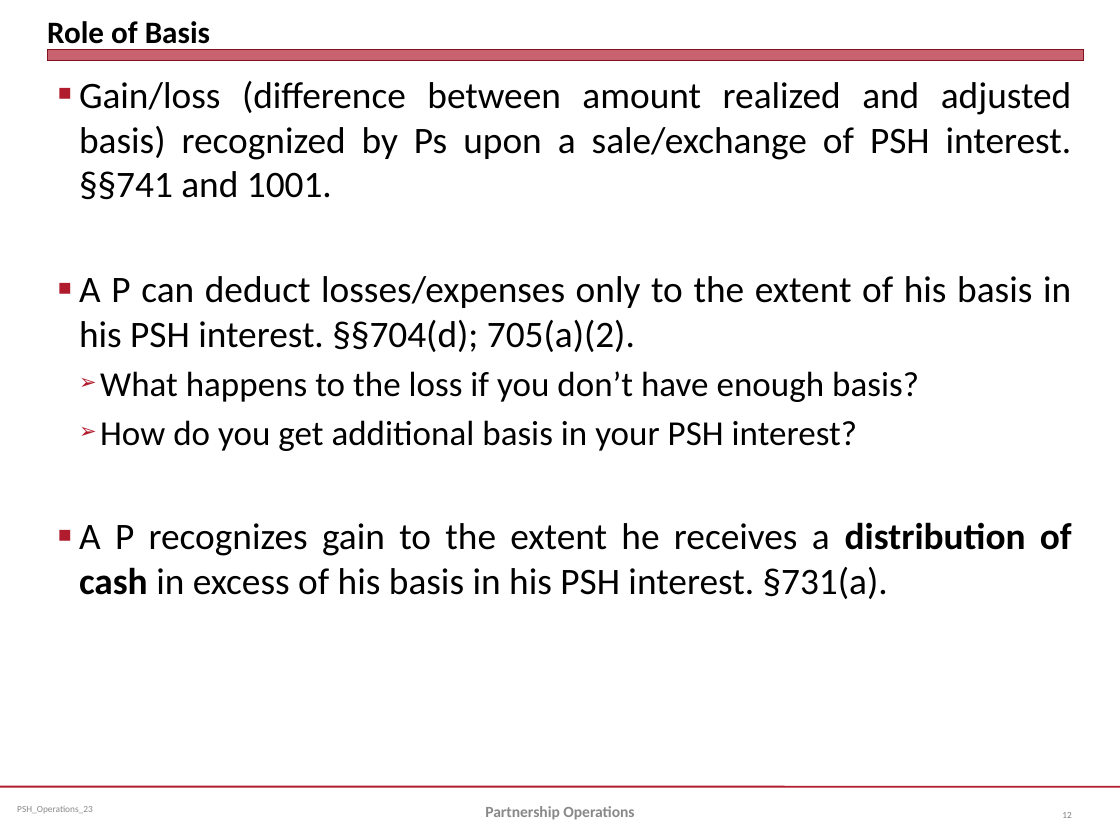
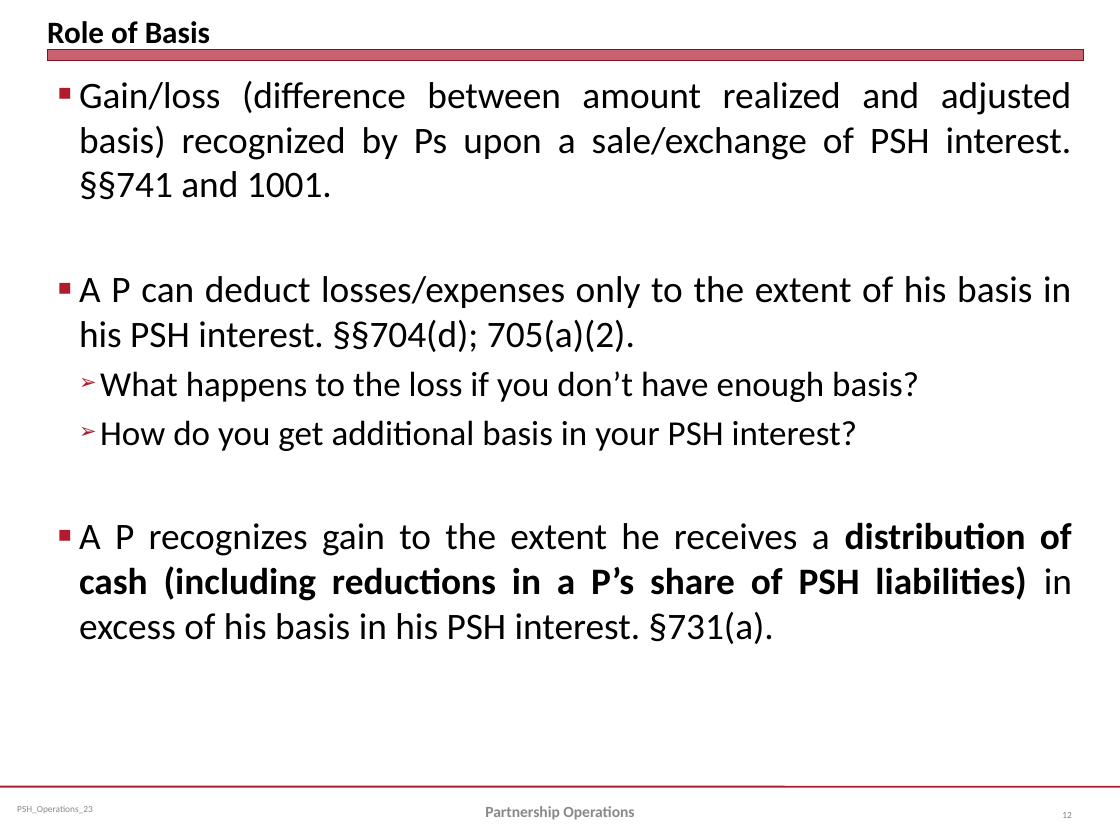
Before and after one commit to jmc877/Partnership-Tax, a slide deck: slide 12 of slides/PSH_Operations_23.pptx. Drawn at 1120x840 pixels with LibreOffice and Linux fonts; fonts in the diff are those of the drawing. Boxes give left, top, right and bottom in pixels: in the first picture for what was removed or moved away, otherwise in the second. Text is boxed around its words. In the diff, an @@ line names an element or a change of style, - is before the commit and + after.

```diff
--- a/slides/PSH_Operations_23.pptx
+++ b/slides/PSH_Operations_23.pptx
@@ text at [79,522,1072,644]: text changed @@
-■ A P recognizes gain to the extent he receives a distribution of cash in excess of his basis in his PSH interest. §731(a).
+■ A P recognizes gain to the extent he receives a distribution of cash (including reductions in a P’s share of PSH liabilities) in excess of his basis in his PSH interest. §731(a).
```
Also in this commit, not shown: 7 other slides changed, 5 other files.
